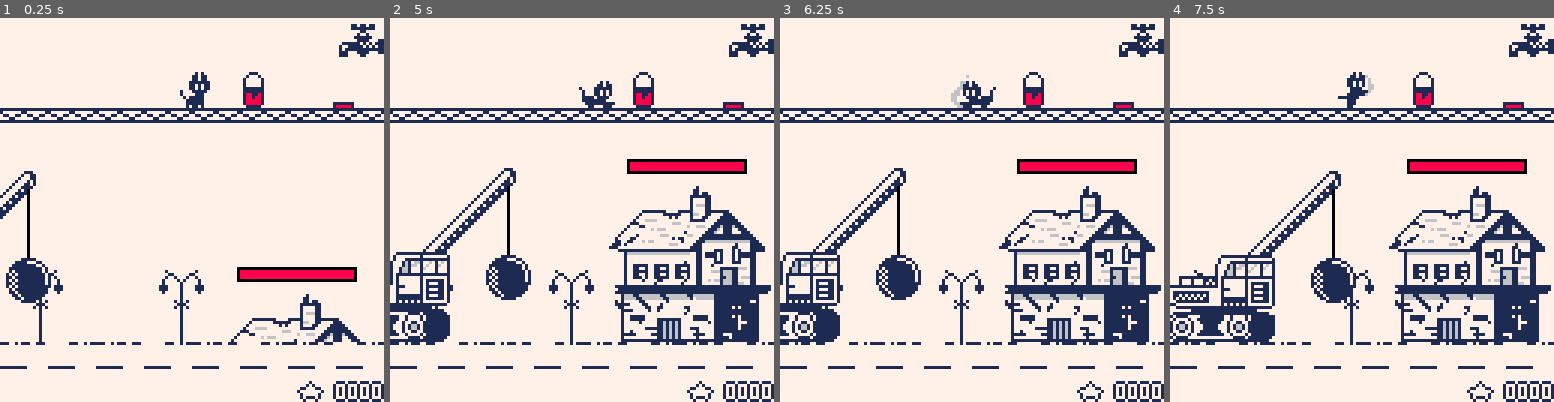
Above: before the commit, frames 1-4 (left to right).
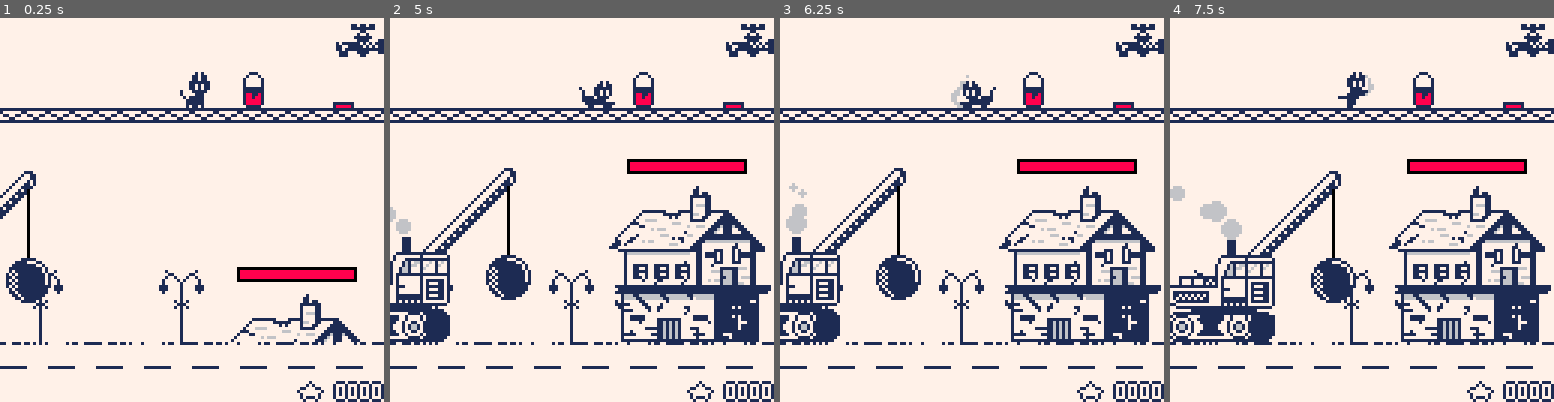
Above: after the commit, the same moments.

Repository: Arche-san/retrocat
Game: PICO-8 cartridge retrocat.p8
The game is run twice, just before and just after one commit, with the same random seed, the same clock (stepped at 60 frames per second) and the same inputs.
Inputs:
- Up to frame 1 (0.25 s): no input
- Up to frame 2 (5 s): tap O (Z key) at 0.33, 0.7, 1.43, 2.22, 3.1, 3.98, 4.87 s; tap X (X key) at 1.07, 2.07, 2.4, 2.73, 3.07, 3.4, 3.73, 4.07, 4.4, 4.73 s; hold Left 1.97-2.37 s; hold Right 2.87-3.53 s; hold Right 4.13-4.53 s
- Up to frame 3 (6.25 s): tap X (X key) every 0.33 s from 5.07 to 6.07 s; hold Left 5.13-5.8 s; tap O (Z key) at 5.75 s; hold Left from 6.23 s (still down)
- Up to frame 4 (7.5 s): tap X (X key) every 0.33 s from 6.4 to 7.4 s; release Left at 6.63 s; tap O (Z key) at 6.63 s; hold Right from 7.13 s (still down)

The runs differ from the first frame. In frame 1, 0.3% of the frame differs, in the area x 1-99%, y 6-86%; in frame 2, 0.6%; in frame 3, 0.8%; in frame 4, 1.0%, in the area x 0-99%, y 6-86%.

Commit message:
add title screen, some juicy feedbacks

Diff:
--- a/retrocat.p8
+++ b/retrocat.p8
@@ -38,12 +38,14 @@
 demolisher_move_time = 30
 demolisher_move_speed = 0.5
 demolisher_retreat_speed = 0.5
+demolisher_trail_pop = 0
 
 builing_type_start = 1
 building_life_max = 100
 building_complete_hide = 60
 building_complete_duration = 180
 building_paint_surface_bonus = 35
+building_blink_frame = 0
 
 score_bonus_building_paint = 10
 score_bonus_demolisher_hit = 5
@@ -55,6 +57,7 @@
 
 debug_collisions = false
 
+title_active = false
 tuto_active = false
 
 -- global vars
@@ -62,6 +65,16 @@
 nb_building_completed = 0
 particles = {}
 gameover = false
+lang = 1
+
+--screen shake struct
+scr = {
+ x = 0,
+ y = 0,
+ intensity_x = 0,
+ intensity_y = 0,
+ shake_time = 0
+}
 
 function _init()
  building = building_init(builing_type_start)
@@ -73,7 +86,8 @@
 
 local key = false
 function _update60()
- if not tuto_active then
+ if not tuto_active and
+    not title_active then
   building_update(building)
   cat_update(cat)
   demolisher_update(demolisher)
@@ -88,6 +102,7 @@
  palt(0, false)
  palt(11, true)
  bg_draw()
+ perform_shake()
  building_draw(building)
  demolisher_draw(demolisher)
  painttap_draw(painttap)
@@ -95,13 +110,15 @@
  bucket_draw(bucket)
  foreach(paintbullets_arr, paintbullet_draw)
  foreach(rocks_arr, rock_draw)
- foreach(particles, draw_particle)
+ --foreach(particles, draw_particle)
  print_outline("\x92 "..num_format(score, 4), 100, 122, 7, 1)
  --print("cpu=".. stat(1), 0, 112)
  --print("mem=".. stat(0), 0, 120)
  --print("nb part="..#particles, 0, 120)
- if(tuto_active) scene_tuto(1)
- if(gameover) print("gameover", 48, 64, 8)
+ if(title_active) scene_title()
+ if(tuto_active) scene_tuto(lang)
+ if(gameover) scene_gameover() --print("gameover", 48, 64, 8)
+ if(tra == 0) foreach(particles, draw_particle)
 end
 
 -- print outline
@@ -374,7 +391,9 @@
 end
 
 function building_update(b)
-
+ if(building_blink_frame > 0) then
+  building_blink_frame -= 1
+ end
  b.paint_surface_ratio = b.paint_surface / b.paint_surface_max
 
  if b.completed then
@@ -401,6 +420,10 @@
 end
 
 function building_draw(b)
+ if(building_blink_frame > 0 and
+    building_blink_frame%4 == 0) then
+    return
+ end
  if b.show_transition then
   b.height += 1
   if b.height >= b.spr_h then
@@ -458,6 +481,8 @@
 function building_hit(b, damage)
  if(b.completed) return
  b.life -= flr(damage * b.damage_multiplier)
+ shake_screen(2,3,40)
+ building_blink_frame = 80
  if b.life <= 0 then
   b.life = 0
   gameover = true
@@ -641,7 +666,7 @@
  -- base
  local spr_y = d.y -32 + d.shake_offset
  -- base part1
- sspr(0, 96, 11, 21, d.x-16, spr_y)
+ sspr(0, 106, 11, 11, d.x-16, spr_y+10)
  sspr(0, 117, 11, 1, d.x-16, d.y-12)
  sspr(0, 117, 11, 11, d.x-16, d.y-11)
  -- base part2
@@ -650,7 +675,15 @@
  sspr(103, 53, 25, 11, d.x-16+11, d.y-11+3)
  --sspr(0, 117, 48, 1, d.x-16, d.y-12)
  --sspr(0, 117, 48, 11, d.x-16, d.y-11)
-
+ --trail
+ rectfill(d.x+4,d.y-34+d.shake_offset,d.x+6,d.y-30+d.shake_offset,1)
+ demolisher_trail_pop += 1
+ if(demolisher_trail_pop >= 10) then
+  demolisher_trail_pop = 0
+  add_particle(d.x+5,d.y-38+d.shake_offset,
+   rnd(0.2)-0.1,rnd(0.25)-0.5,
+   rnd(1)+3,6,0,128,40,1.02)
+ end
  -- arm
  local arm_x = d.x + 11
  local arm_y = d.y - 31 + d.shake_offset
@@ -958,7 +991,13 @@
 
 function painttap_draw(p)
  if p.opened then
-  rectfill(p.x-15, p.y+15, p.x-13, p.y+23, 8)
+  rectfill(p.x-15, p.y+15, p.x-13, p.y+25,8)
+  if(bucket.paint_capacity ==
+     bucket_paint_capacity_max) then
+   add_particle(p.x-15,p.y+25,
+   rnd(0.6)-0.3,rnd(0.2)-0.6,
+   1,8,0.1,30,20,1)
+  end
  end
 
  -- trigger
@@ -971,8 +1010,7 @@
   end
   rectfill(trigger_xmin, trigger_ymin, trigger_xmax, trigger_ymax, 8)
   rect(trigger_xmin-1, trigger_ymin, trigger_xmax+1, trigger_ymax -1, 1)
-
- spr(46, p.x-16, p.y, 2, 2)
+  spr(46, p.x-16, p.y, 2, 2)
 end
 
 function painttap_open(p)
@@ -986,7 +1024,7 @@
  p.opened = false
 end
 
-function add_particle(x,y,vx,vy,r,c,g,gr,f)
+function add_particle(x,y,vx,vy,r,c,g,gr,f,ra,sp)
  local part = {}
  part.x = x
  part.y = y
@@ -997,6 +1035,9 @@
  part.gravity = g
  part.ground = gr
  part.frame = f
+ part.ratio = ra
+ part.sp = sp
+ if(ra == nil) part.ratio = 1.025
  if(f == nil) part.frame = 60
  add(particles, part)
 end
@@ -1013,7 +1054,11 @@
 end
 
 function draw_particle(p)
- circfill(p.x,p.y,p.radius,p.col)
+ if(p.sp == nil) then
+  circfill(p.x,p.y,p.radius,p.col)
+ else
+  sspr(p.sp.x,p.sp.y,p.sp.w,p.sp.h,p.x,p.y,p.sp.w,p.sp.h)
+ end
  p.x += p.vx
  p.y += p.vy
  if(p.ground != nil and
@@ -1024,7 +1069,7 @@
     p.vy < 2) then
   p.vy += p.gravity
  end
- p.radius = p.radius / 1.025
+ p.radius = p.radius / p.ratio
  p.frame -= 1
  if(p.frame <= 0) del(particles,p)
 end
@@ -1097,11 +1142,12 @@
  print(txt,x-#txt/2*4,y,c)
 end
 
+
 --show tuto
-local tuto_page = 0
-local next_x = 0
-local key_n = false
-local tra = 0
+tuto_page = 0
+next_x = 0
+key_n = false
+tra = 0
 function scene_tuto(lang)
  --globals
  if(tra > 0) tra -= 2
@@ -1118,7 +1164,9 @@
  end
 
  --page 1
- if(tuto_page == 0) then
+ if(tuto_page < 0) then
+  scene_title()
+ elseif(tuto_page == 0) then
   ctxt(txts[2][lang],60,15,7)
   ctxt(txts[3][lang],62,65,7)
   ctxt(txts[4][lang],64,71,7)
@@ -1174,6 +1222,101 @@
  if(tra != 0) scene_transition()
 end
 
+--show title screen
+title_y = 0
+title_up = false
+title_shine = 0
+title_start = 0
+function scene_title()
+ cls(1)
+ --variables
+ if(title_up) title_y -= 0.1
+ if(not title_up) title_y += 0.1
+ title_shine += 2
+ palt(7,true)
+ --shine effect
+ rectfill(34,14+title_y,92,23+title_y,7)
+ if(title_shine < 58) then
+  local r = 0.6
+  r = 0.6 - title_shine/55
+  for y=0,9 do
+   line(34+title_shine+(9-y)*r,14+y+title_y,34+title_shine+8+(9-y)*r,14+y+title_y,6)
+  end
+ end
+ rectfill(93,14+title_y,128,23+title_y,1)
+ --sspr text
+ sspr(57,64,20,10,34,14+title_y)
+ sspr(57,74,20,10,54,14+title_y)
+ sspr(0,84,11,10,74,14+title_y)
+ sspr(0,94,8,10,85,14+title_y)
+ palt(7,false)
+ --description
+ ctxt("save the old!",65,27+title_y,8)
+ ctxt("save the old!",64,26+title_y,7)
+ --cat sleeping
+ pal(1,7)
+ sspr(99,28,12,4,54,68)
+ local head = 0
+ if(title_shine > 200) head = 1
+ sspr(106,24,7,7,61,65-head)
+ if(title_shine % 60 == 0 and
+    tra == 0 and title_active) then
+  add_particle(63,57,rnd(0.2)-0.1,
+    rnd(0.05)-0.1,0,1,0,
+    128,75,1,
+    {x=108,y=18,w=4,h=4})
+ end
+ pal()
+ --flags
+ rect(31,85,49,97,7)
+ rectfill(38,87,42,95,7)
+ rectfill(43,87,47,95,8)
+ rect(78,85,96,97,7)
+ rectfill(80,90,94,92,7)
+ rectfill(86,87,88,95,7)
+ line(80,87,94,95,7)
+ line(94,87,80,95,7)
+ line(80,91,94,91,8)
+ line(87,87,87,95,8)
+ if(title_shine > 80 or
+    title_start > 0) then
+  local c1 = 7
+  local c2 = 7
+  if(title_start > 0 and title_start/2%2 == 0 and lang == 2) c1 = 8
+  if(title_start > 0 and title_start/2%2 == 0 and lang == 1) c2 = 8
+  ctxt("presser",35,104,c1)
+  if(c1 == 7) spr(1,53,104)
+  if(c1 == 8) spr(17,53,104)
+  ctxt("press ❎",87,104,c2)
+ end
+ --frames variables
+ if(title_y > 8) title_up = true
+ if(title_y < 0)  title_up = false
+ if(title_start > 0) title_start -= 1
+ if(title_start == 10) then
+  tuto_page = -1
+  tra = 120
+  tuto_active = true
+  title_active = false
+  for p in all(particles) do del(particles,p) end
+ end
+ if(title_shine >= 400) title_shine = 0
+ --start
+ if((btn(5) or btn(4)) and
+    not key_n and
+    title_start == 0) then
+  key_n = true
+  title_start = 80
+  if(btn(5)) lang = 1
+  if(btn(4)) lang = 2
+ end
+ if(not btn(5) and not btn(4)) key_n = false
+end
+
+function scene_gameover()
+ building_draw(building)
+end
+
 function scene_transition()
  for x=0,15 do for y=0,15 do
   if(tra > 32) then
@@ -1184,6 +1327,26 @@
  end end
 end
 
+--screen shake
+function shake_screen(x,y,t)
+ scr.intensity_x = x
+ scr.intensity_y = y
+ scr.shake_time = abs(t)
+end
+
+function perform_shake()
+ if(scr.shake_time > 0) then
+  scr.x = (rnd(2)-1)*scr.intensity_x
+  scr.y = (rnd(2)-1)*scr.intensity_y
+  scr.shake_time -= 1
+ else
+  scr.x = 0
+  scr.y = 0
+ end
+	camera(scr.x,scr.y)
+end
+
+
 
 
 
Not shown, changed: 68 lines of the sprite sheet (__gfx__) section of retrocat.p8
